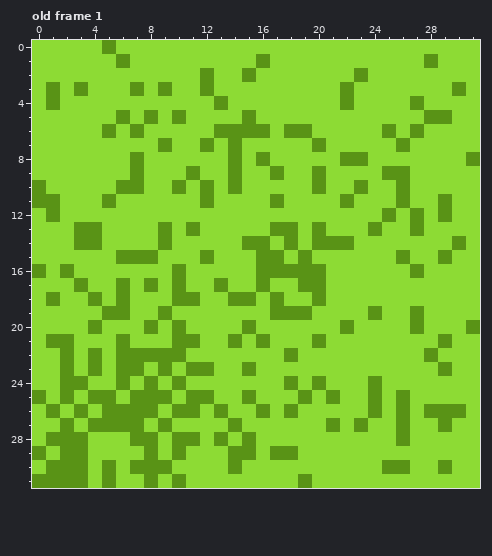
A pixel-art file gets an edit: spritesheet.aseprite. Above: the version before the commit.
32x32 pixels, 26 frames. Shown: old frame 1. The commit also changed other frames, which this record leaves out.
After:
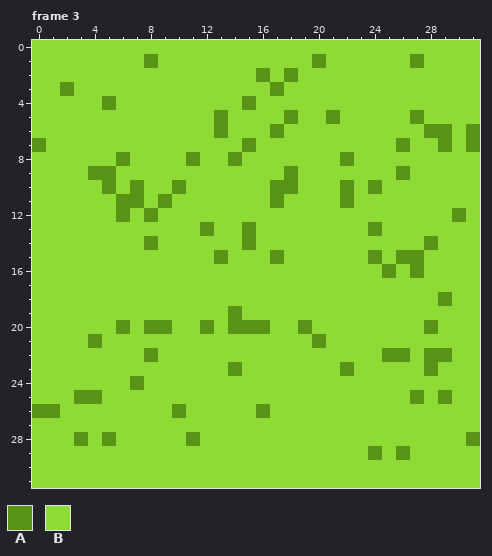
Palette (. is transparent): A #599316  B #8ddb34
A new or re-ordered frame is compared with the old frame closest to it.
Edits made:
frames 26 -> 31
Changed rows in their new state; - is an unchanged pixel.
Frame 3 is new; against old frame 1:
first column x 0:
 0 -----B--------------------------
 1 ------B-A-------B---A------AB---
 2 ------------B--BA-A----B--------
 3 -BAB---B-B--B----A----B-------B-
 4 -B---A-------B-A------B----B----
 5 ------B-B-B--A-B--A--A-----ABB--
 6 -----B-B------BBBABB-----B-BAA-A
 7 A--------B--B-BA----B--------A-A
 8 ------AB---A----B------B-------B
 9 ----AA-B---B--B--BA-B----B------
10 B----AB-----B-B--AA-B-ABA-B-----
11 BB---BAA-A--B-------------B--B--
12 -B----A-A----------------B-B-BA-
13 ---BB----B-BA--A-BB-B------B----
14 ---BB---AB------B-B-BBB-----A-B-
15 ------BBB---BA--B--B----A--A-B--
16 B-B-------B-----BBBBB----A------
17 ---B--B-B-B--B--B--BB-----------
18 -B--B-B---BB--BB-B--B--------A--
19 -----BB--B----A--BBB----B--B----
20 ----B-A--AB-A-A-A--A--B----BA--B
21 -BB-A-B---BB--B-B------------B--
22 --B-B-BB-BB-------B------AA--A--
23 --B-B-BB-B-BB-AB------A-----AB--
24 --BB--BAB-B-------B-B---B-------
25 B-BA-B-BBB-BB--B---B-B--B-BA-A--
26 A--B-BBBB--B-B----B-----B-B-BBB-
27 --B-BBBB-B----B------B-B--B--B--
28 -BB--A-BB-B--B-B----------B----A
29 B-BB----B-B---BB-BB-----A-A-----
30 -BBB-B-BBB----B----------BB--B--
31 BBBB-B--B-B--------B------------
Pixel boxes of the changes (left, top, right, bottom) in both pictures:
changed: (32, 40, 480, 488)
